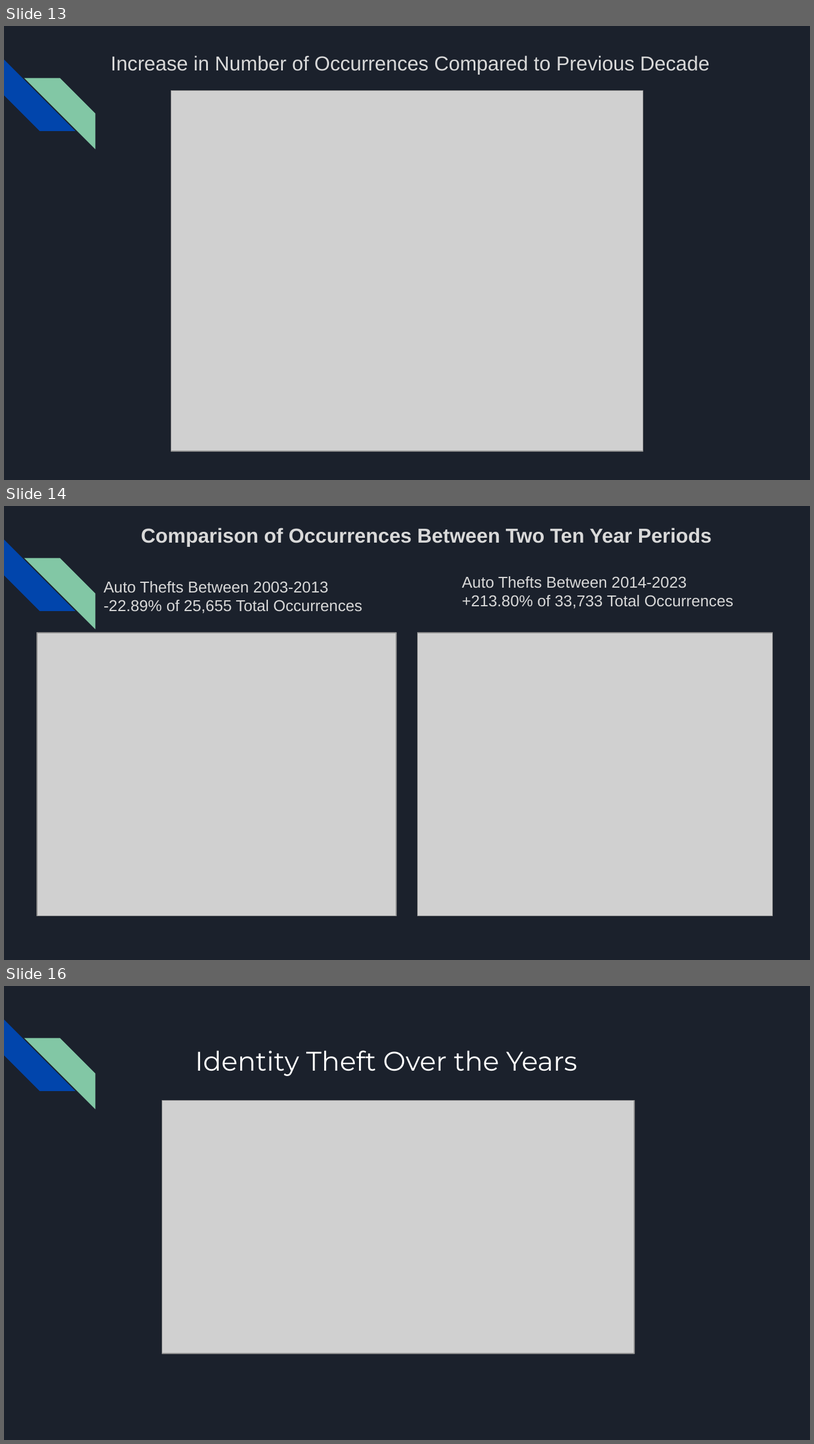
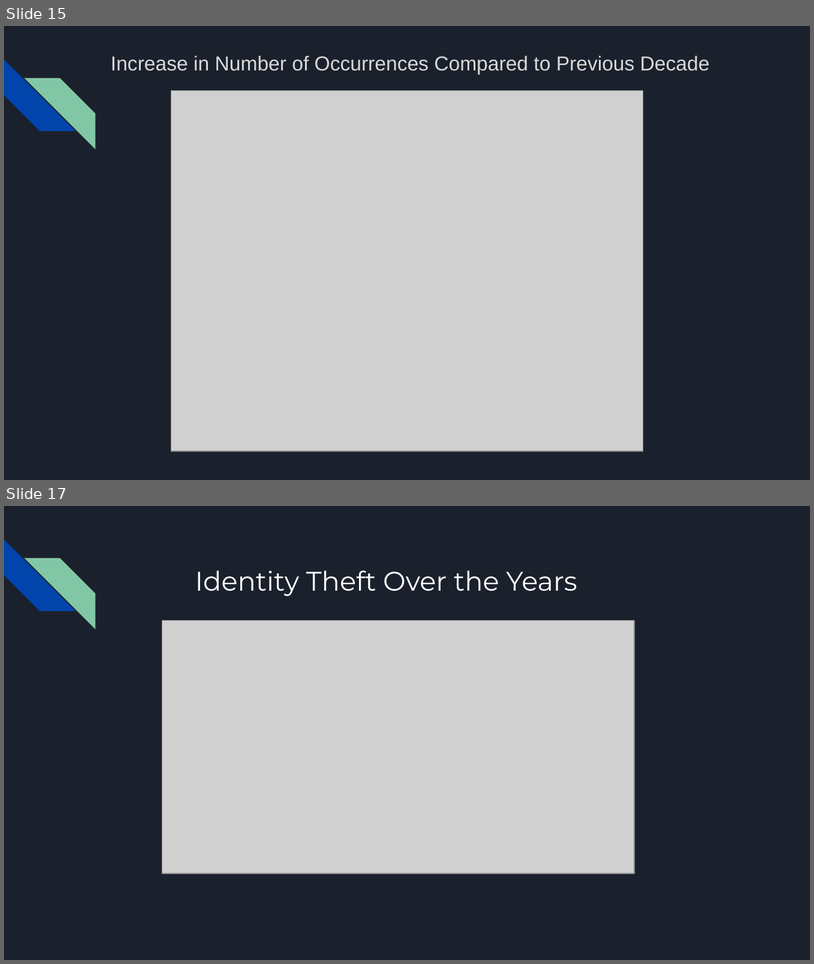
Before and after one commit to oddtexan/Project-1, a slide deck: Project 1 Presentation Final.pptx. Shown one above the other, each under a label of ours: slides 13, 14 and 16 before the commit, slides 15 and 17 after it; the slides between them are not shown. The pictures are 814x1444 and 814x964 pixels, drawn with LibreOffice and Linux fonts; fonts in the diff are those of the drawing; grey boxes stand for pictures. Boxes give left, top, right and bottom in pixels: in the first picture for what was removed or moved away, otherwise in the second. Text is boxed around its words. In the diff, an @@ line names an element or a change of style, - is before the commit and + after.

```diff
--- a/Project 1 Presentation Final.pptx
+++ b/Project 1 Presentation Final.pptx
@@ slide 14 removed at (4,506,810,960), background #1B212C; not listed: 2 template elements that a slide beside it also shows @@
@@ text removed at (141,528,712,546) @@
-Comparison of Occurrences Between Two Ten Year Periods
@@ text removed at (462,576,734,609) @@
-Auto Thefts Between 2014-2023
-+213.80% of 33,733 Total Occurrences
@@ text removed at (104,581,362,613) @@
-Auto Thefts Between 2003-2013
--22.89% of 25,655 Total Occurrences
@@ picture removed at (37,633,397,916) @@
@@ picture removed at (417,633,773,916) @@
@@ what was slide 13 is now slide 15 @@
@@ what was slide 16 is now slide 17 @@
```
Also in this commit, not shown: 11 slides changed, 2 slides added, 3 other files.
